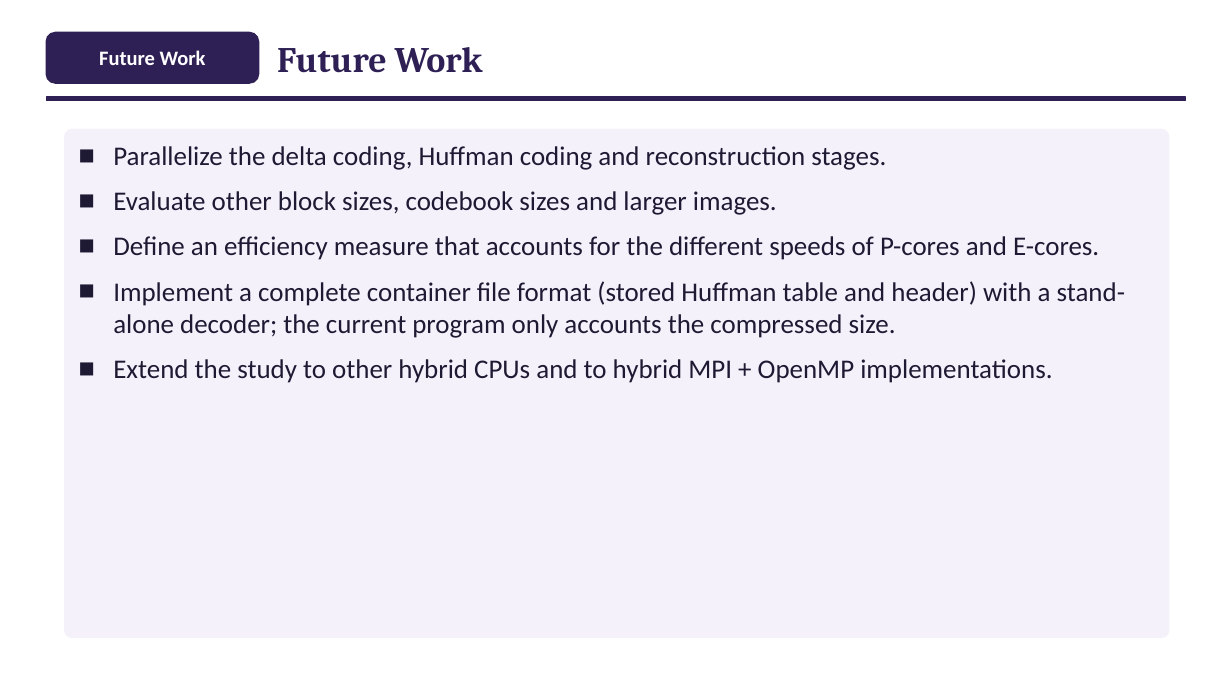
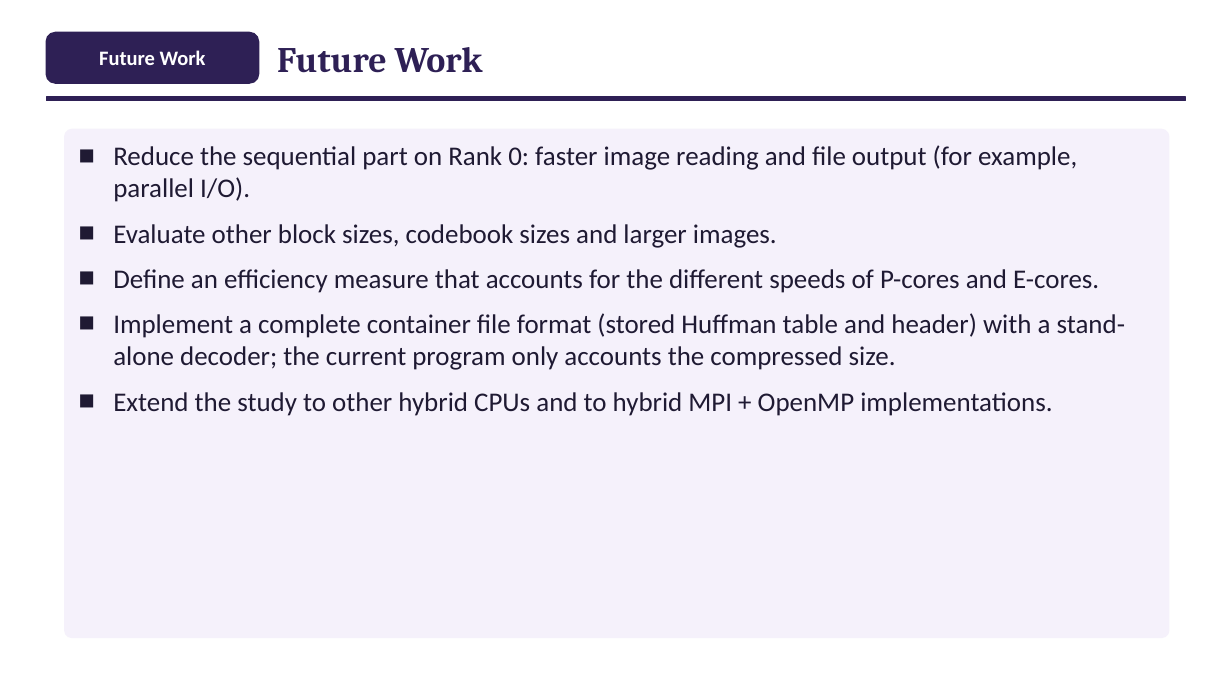
Before and after one commit to ibtihal-cpu/mihk, a slide deck: slide 32 of results/seminar/figs/Seminar_Ibtihal_FINAL.pptx. Drawn at 1232x693 pixels with LibreOffice and Linux fonts; fonts in the diff are those of the drawing. Boxes give left, top, right and bottom in pixels: in the first picture for what was removed or moved away, otherwise in the second. Text is boxed around its words. In the diff, an @@ line names an element or a change of style, - is before the commit and + after.

```diff
--- a/results/seminar/figs/Seminar_Ibtihal_FINAL.pptx
+++ b/results/seminar/figs/Seminar_Ibtihal_FINAL.pptx
@@ text at [113, 145, 1077, 202]: text changed @@
-■ Parallelize the delta coding, Huffman coding and reconstruction stages.
+■ Reduce the sequential part on Rank 0: faster image reading and file output (for example, parallel I/O).
```
Also in this commit, not shown: 3 other slides changed, 4 other files.
